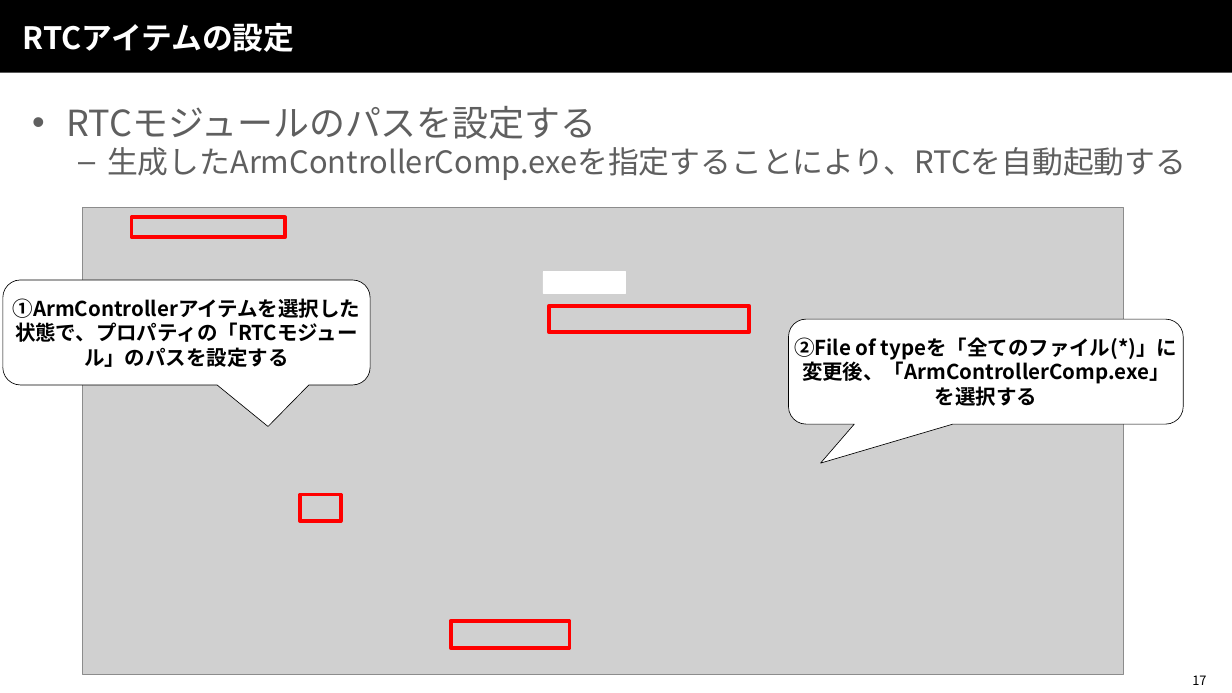
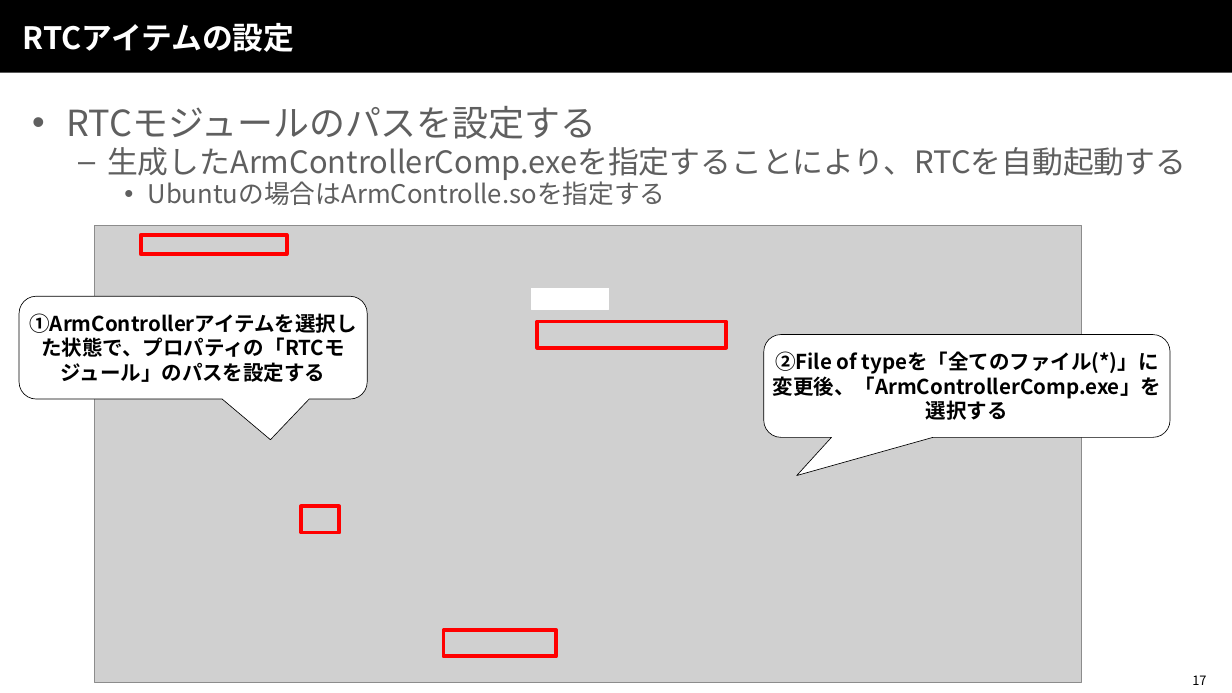
Before and after one commit to OpenRTM/RTM_Tutorial, a slide deck: slide 17 of ppt/サービスポート入門.pptx. Drawn at 1232x693 pixels with LibreOffice and Linux fonts; fonts in the diff are those of the drawing; grey boxes stand for pictures; background and template pictures are left out. Boxes give left, top, right and bottom in pixels: in the first picture for what was removed or moved away, otherwise in the second. Text is boxed around its words. In the diff, an @@ line names an element or a change of style, - is before the commit and + after.

```diff
--- a/ppt/サービスポート入門.pptx
+++ b/ppt/サービスポート入門.pptx
@@ text at (148,177,666,205): paragraph added @@
+    • Ubuntuの場合はArmControlle.soを指定する
@@ picture: place and size @@
-picture at (82,208,1124,675)
+picture at (94,226,1082,683)
@@ rectangle: place and size @@
-rectangle at (131,217,285,237)
+rectangle at (141,235,287,254)
@@ rounded speech box "①ArmControllerアイテムを選択した状態で、プロパティの「RTCモジュール」のパスを設定する": place and size @@
-rounded speech box "①ArmControllerアイテムを選択した状態で、プロパティの「RTCモジュール」のパスを設定する" at (3,280,370,385)
+rounded speech box "①ArmControllerアイテムを選択した状態で、プロパティの「RTCモジュール」のパスを設定する" at (19,297,368,399)
@@ rectangle: place and size @@
-rectangle at (543,272,626,293)
+rectangle at (531,288,609,310)
@@ rectangle: place and size @@
-rectangle at (550,306,750,333)
+rectangle at (537,322,726,348)
@@ rounded speech box "②File of typeを「全てのファイル(*)」に変更後、「ArmControllerComp.exe」を選択する": place and size @@
-rounded speech box "②File of typeを「全てのファイル(*)」に変更後、「ArmControllerComp.exe」を選択する" at (788,319,1183,424)
+rounded speech box "②File of typeを「全てのファイル(*)」に変更後、「ArmControllerComp.exe」を選択する" at (764,335,1171,437)
@@ rectangle: place and size @@
-rectangle at (300,494,341,521)
+rectangle at (301,506,339,532)
@@ rectangle: place and size @@
-rectangle at (451,621,570,648)
+rectangle at (444,630,556,656)
```
Also in this commit, not shown: 5 other slides changed, 1 slide added, 6 other files.
